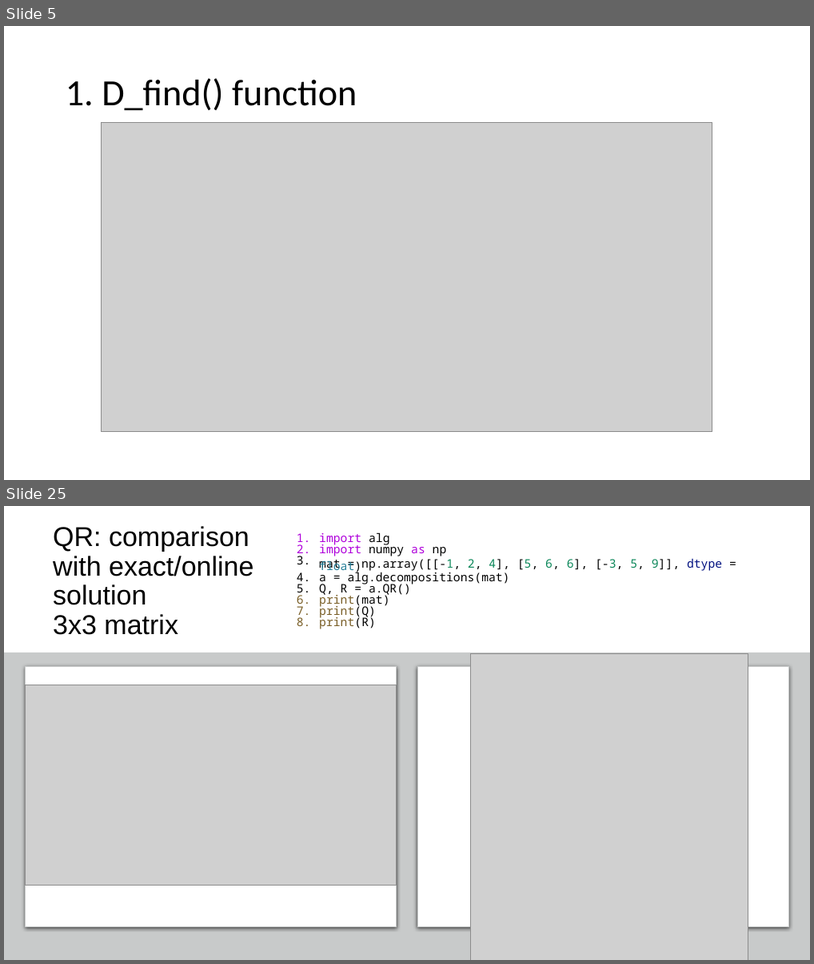
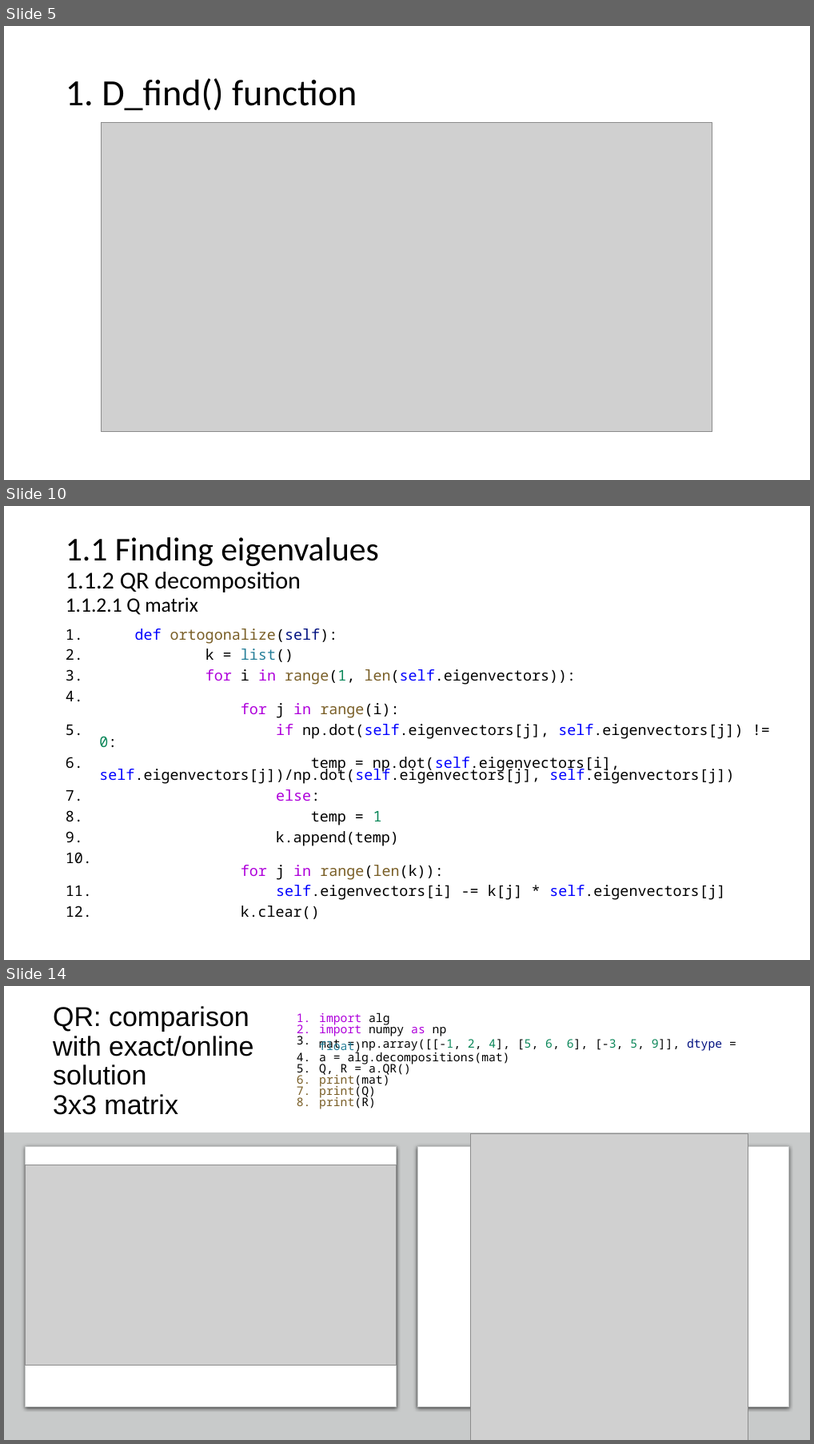
Before and after one commit to netalydana28/Python2, a slide deck: project3/algebra.pptx. Shown one above the other, each under a label of ours: slides 5 and 25 before the commit, slides 5, 10 and 14 after it; the slides between them are not shown. The pictures are 814x964 and 814x1444 pixels, drawn with LibreOffice and Linux fonts; fonts in the diff are those of the drawing; grey boxes stand for pictures. Boxes give left, top, right and bottom in pixels: in the first picture for what was removed or moved away, otherwise in the second. Text is boxed around its words. In the diff, an @@ line names an element or a change of style, - is before the commit and + after.

```diff
--- a/project3/algebra.pptx
+++ b/project3/algebra.pptx
@@ slide 10 added at <box>4,506,810,960</box>, background #FFFFFF @@
@@ title added at <box>66,537,379,615</box>, 39.6 pt, text #000000 @@
+1.1 Finding eigenvalues
+1.1.2 QR decomposition
+1.1.2.1 Q matrix
@@ text added at <box>99,628,743,919</box>, 17.5 pt, text #000000 @@
+1. def ortogonalize(self):
+2. k = list()
+3. for i in range(1, len(self.eigenvectors)):
+4. for j in range(i):
+5. if np.dot(self.eigenvectors[j], self.eigenvectors[j]) != 0:
+6. temp = np.dot(self.eigenvectors[i], self.eigenvectors[j])/np.dot(self.eigenvectors[j], self.eigenvectors[j])
+7. else:
+8. temp = 1
+9. k.append(temp)
+10. for j in range(len(k)):
+11. self.eigenvectors[i] -= k[j] * self.eigenvectors[j]
+12. k.clear()
@@ what was slide 25 is now slide 14 @@
```
Also in this commit, not shown: 4 slides changed, 12 other slides added, 5 slides removed, 2 other files.
